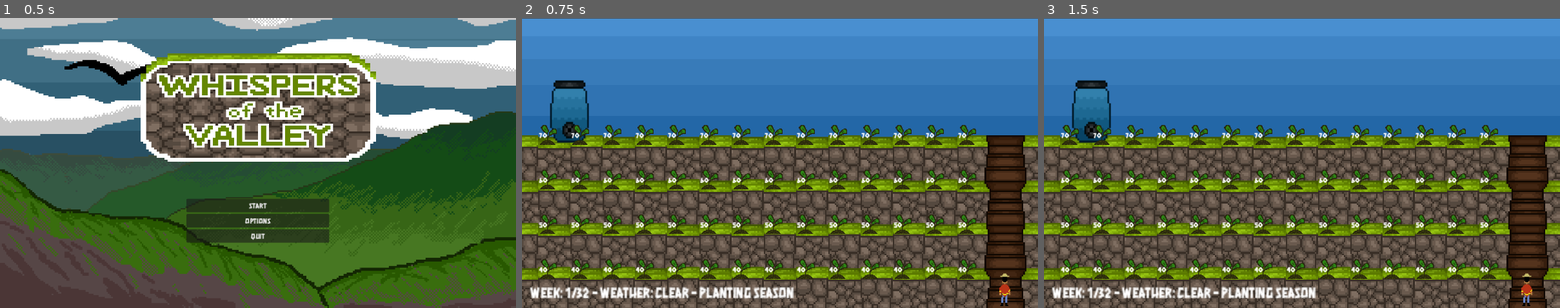
Above: before the commit, frames 1-3 (left to right).
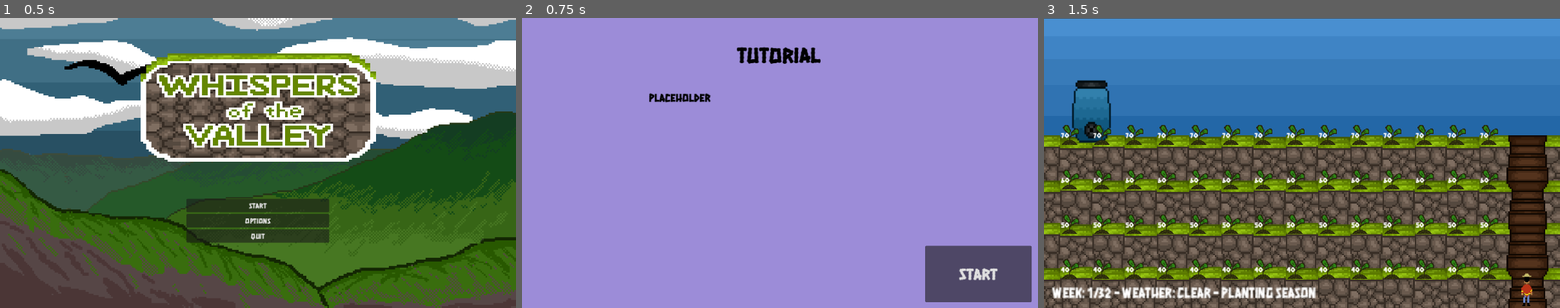
Above: after the commit, the same moments.

Repository: kprsandilya/c3-game
Game: Godot game, scene res://Menu.tscn
The game is run twice, just before and just after one commit, with the same random seed, the same clock (stepped at 60 frames per second) and the same inputs.
Inputs (mouse positions are in pixels of both pictures, inside the frame that each line leads up to):
- Up to frame 1 (0.5 s): no input
- Up to frame 2 (0.75 s): click "START" at 0.5 s
- Up to frame 3 (1.5 s): click (1498, 273) at 1.25 s, where only the run after the commit has a clickable "START"

Frame 1 is identical in both runs. In frame 2, 100% of the frame differs, in the area x 0-100%, y 0-100%; in frame 3, nothing differs.

Commit message:
Tutorial page

Diff:
--- a/godot-game/AnimatedTextureRect.gd
+++ b/godot-game/AnimatedTextureRect.gd
@@ -1,3 +1,4 @@
+# Pulled from the video that was listed in the doc about animated backgrounds
 class_name AnimatedTextureRect extends TextureRect
 
 @export var sprites: SpriteFrames
--- /dev/null
+++ b/godot-game/landing.tscn
@@ -0,0 +1,3 @@
+[gd_scene format=3 uid="uid://ddvoacky6kx4j"]
+
+[node name="Landing" type="Node2D"]
--- a/godot-game/menu.gd
+++ b/godot-game/menu.gd
@@ -14,7 +14,7 @@
 
 func _on_start_pressed() -> void:
 	print("START")
-	get_tree().change_scene_to_file("res://Home Scene.tscn")
+	get_tree().change_scene_to_file("res://tutorial.tscn")
 
 
 func _on_option_pressed() -> void:
--- /dev/null
+++ b/godot-game/tutorial.gd
@@ -0,0 +1,15 @@
+extends Control
+
+
+# Called when the node enters the scene tree for the first time.
+func _ready() -> void:
+	pass # Replace with function body.
+
+
+# Called every frame. 'delta' is the elapsed time since the previous frame.
+func _process(delta: float) -> void:
+	pass
+
+
+func _on_button_pressed() -> void:
+	get_tree().change_scene_to_file("res://Home Scene.tscn")
--- /dev/null
+++ b/godot-game/tutorial.tscn
@@ -0,0 +1,69 @@
+[gd_scene load_steps=3 format=3 uid="uid://dtuejd0652lwf"]
+
+[ext_resource type="Script" path="res://tutorial.gd" id="1_8nc7f"]
+
+[sub_resource type="StyleBoxFlat" id="StyleBoxFlat_vxiin"]
+bg_color = Color(0.609674, 0.547944, 0.846938, 1)
+
+[node name="Control" type="Control"]
+layout_mode = 3
+anchors_preset = 15
+anchor_right = 1.0
+anchor_bottom = 1.0
+grow_horizontal = 2
+grow_vertical = 2
+script = ExtResource("1_8nc7f")
+
+[node name="Panel" type="Panel" parent="."]
+layout_mode = 1
+anchors_preset = 15
+anchor_right = 1.0
+anchor_bottom = 1.0
+grow_horizontal = 2
+grow_vertical = 2
+theme_override_styles/panel = SubResource("StyleBoxFlat_vxiin")
+
+[node name="RichTextLabel" type="RichTextLabel" parent="Panel"]
+layout_mode = 1
+anchors_preset = 8
+anchor_left = 0.5
+anchor_top = 0.5
+anchor_right = 0.5
+anchor_bottom = 0.5
+offset_left = -96.0
+offset_top = -274.0
+offset_right = 96.0
+offset_bottom = -203.0
+grow_horizontal = 2
+grow_vertical = 2
+theme_override_colors/default_color = Color(0, 0, 0, 1)
+theme_override_font_sizes/normal_font_size = 48
+text = "Tutorial"
+
+[node name="RichTextLabel2" type="RichTextLabel" parent="Panel"]
+layout_mode = 1
+anchors_preset = 8
+anchor_left = 0.5
+anchor_top = 0.5
+anchor_right = 0.5
+anchor_bottom = 0.5
+offset_left = -293.5
+offset_top = -162.5
+offset_right = 293.5
+offset_bottom = 162.5
+grow_horizontal = 2
+grow_vertical = 2
+theme_override_colors/default_color = Color(0, 0, 0, 1)
+theme_override_font_sizes/normal_font_size = 24
+text = "PLACEHOLDER"
+
+[node name="Button" type="Button" parent="."]
+layout_mode = 0
+offset_left = 900.0
+offset_top = 509.0
+offset_right = 1138.0
+offset_bottom = 635.0
+theme_override_font_sizes/font_size = 36
+text = "START"
+
+[connection signal="pressed" from="Button" to="." method="_on_button_pressed"]
--- a/godot-game/village.gd
+++ b/godot-game/village.gd
@@ -2,17 +2,15 @@
 
 @onready var num = randi_range(5, 10)
 
-# Called when the node enters the scene tree for the first time.
 func _ready() -> void:
 	var npc_scene = load("npc.tscn")
 
 	for i in range(0, num):
 		var npc_instance = npc_scene.instantiate()
 
-		# Set a random position for the NPC (you can adjust this as needed)
+
 		npc_instance.position = Vector2(randf_range(100, 2500), randf_range(350, 450))  # Random position within the screen
 
-		# Add the NPC instance to the current scene
 		add_child(npc_instance)
 	$AudioStreamPlayer.play()
 
--- a/godot-game/village_player.gd
+++ b/godot-game/village_player.gd
@@ -25,7 +25,6 @@
 
 var month
 
-# Called when the node enters the scene tree for the first time.
 func _ready():
 	screen_size = get_viewport_rect().size
 	con.hide()
@@ -38,12 +37,12 @@
 	var file = FileAccess.open("res://FarmerNPC.txt", FileAccess.READ)
 	var content = file.get_as_text().split('\n')
 	for i in range(0, 24, 6):
-		sets.append(content.slice(i, i + 6))  # Extract sets of 6 lines
+		sets.append(content.slice(i, i + 6))
 
 	initial()
 
 func initial():
-	itotal = 6 * month
+	itotal = month
 	i = 0
 	iyou = 0
 
@@ -52,13 +51,11 @@
 	jyou = 0
 
 func set_zero():
-	#itotal = 4 * month
-	itotal = 0
+	itotal = month
 	i = 0
 	iyou = 0
 
-	#jtotal = 4 * month
-	jtotal = 0
+	jtotal = month
 	j = 0
 	jyou = 0
 
@@ -68,15 +65,14 @@
 	get_node("../CanvasLayer/Control/RichTextLabel").text = "HELLO!"
 	get_node("../CanvasLayer/Control2/RichTextLabel").text = "HELLO!"
 
-	Weather.dialogue_bools[int(Weather.week / 4)] = true
+	Weather.dialogue_bools[int(Weather.week / 6)] = true
 
 	print("ZEROED")
 
 
 
-# Called every frame. 'delta' is the elapsed time since the previous frame.
 func _process(delta):
-	var velocity = Vector2.ZERO # The player's movement vector.
+	var velocity = Vector2.ZERO
 	if Input.is_action_pressed("ui_right"):
 		velocity.x += 1
 	elif Input.is_action_pressed("ui_left"):
@@ -158,7 +154,7 @@
 
 
 func _on_visibility_screen_exited():
-	get_tree().change_scene_to_file("res://Village.tscn") # Replace with function body.
+	get_tree().change_scene_to_file("res://Village.tscn")
 
 
 func _on_button_pressed() -> void:
@@ -168,20 +164,20 @@
 	var text = get_node("../CanvasLayer/Control/RichTextLabel")
 	var bg = get_node("../CanvasLayer/Control/Panel/TextureRect")
 
-	if not Weather.dialogue_bools[int(Weather.week / 4)] and (month == 2  or month == 4):
-		print(itotal)
+	if not Weather.dialogue_bools[int(Weather.week / 6)] and (month == 2  or month == 4):
+		print(itotal, month)
 
 		if month == 2:
 			content = sets[1]
 		else:
 			content = sets[2]
 
-		if (fmod(itotal, 6) == 3):
+		if (itotal == 3):
 			options.visible = true
 		else:
 			options.visible = false
 
-		if (fmod(itotal, 6) < 3):
+		if (itotal < 3):
 			bg.texture = them
 			if (itotal >= content.size()):
 				con.visible = false
@@ -191,11 +187,10 @@
 
 			text.text = content[itotal]
 			i += 1
-		elif fmod(itotal, 6) == 3:
+		elif itotal == 3:
 			bg.texture = you
 			text.text = ""
-		elif fmod(itotal, 6) == 4:
-			print("SLDKFJLSDKJF")
+		elif itotal == 4:
 			text.text = content[itotal]
 			bg.texture = them
 		else:
@@ -206,7 +201,7 @@
 
 	else:
 		print("OVER HERE" + str(itotal))
-		if (fmod(itotal, 6) < 3):
+		if (itotal < 3):
 			if (fmod(itotal, 2) == 0):
 				bg.texture = them
 				text.text = content[24 + itotal]
@@ -230,22 +225,24 @@
 	var text = get_node("../CanvasLayer/Control2/RichTextLabel")
 	var bg = get_node("../CanvasLayer/Control2/Panel/TextureRect")
 
-	if not Weather.dialogue_bools[int(Weather.week / 4)] and (month == 0  or month == 6):
-		print(jtotal)
+	if not Weather.dialogue_bools[int(Weather.week / 6)] and (month == 0  or month == 6):
+		print(jtotal, month)
 
 		if month == 0:
 			content = sets[0]
 		else:
 			content = sets[3]
 
-		if (fmod(jtotal, 6) == 3):
+		print(content)
+
+		if (jtotal == 3):
 			options2.visible = true
 		else:
 			options2.visible = false
 
-		if (fmod(jtotal, 6) < 3):
+		if (jtotal < 3):
 			bg.texture = farmthem
-			if (fmod(jtotal, 6) >= content.size()):
+			if (jtotal >= content.size()):
 				luigi.visible = false
 				set_process(true)
 				set_zero()
@@ -253,10 +250,10 @@
 
 			text.text = content[jtotal]
 			j += 1
-		elif fmod(jtotal, 6) == 3:
+		elif jtotal == 3:
 			bg.texture = farmyou
 			text.text = ""
-		elif fmod(jtotal, 6) == 4:
+		elif jtotal == 4:
 			text.text = content[jtotal]
 			bg.texture = farmthem
 		else:
@@ -266,7 +263,7 @@
 			return
 
 	else:
-		if (fmod(jtotal, 6) < 3):
+		if (jtotal < 3):
 			if (fmod(jtotal, 2) == 0):
 				bg.texture = farmthem
 				text.text = content[24 + jtotal]
